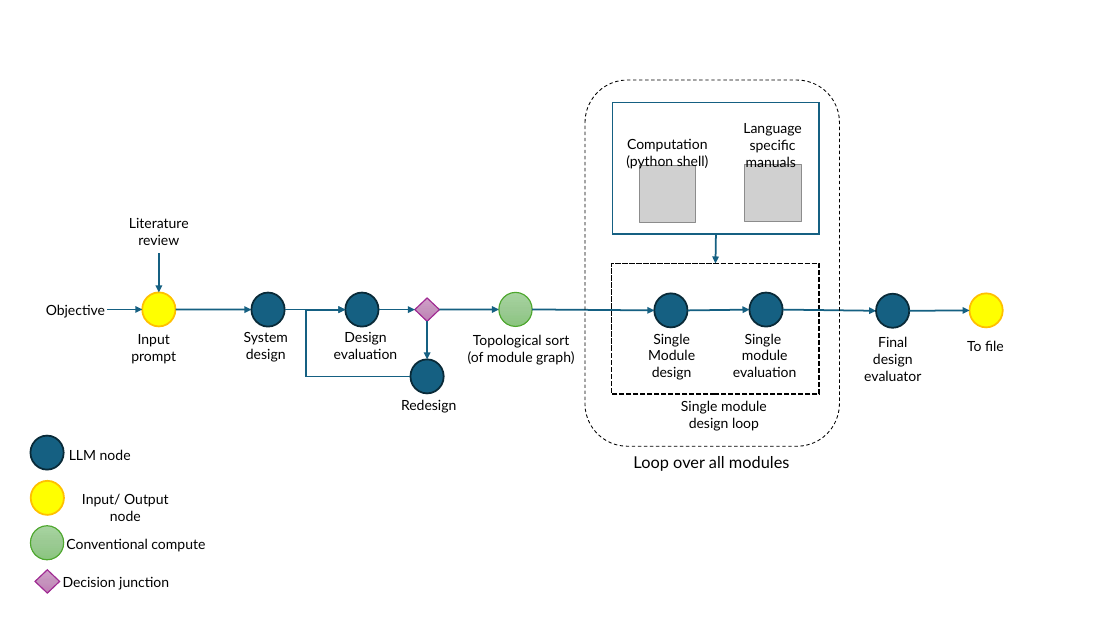
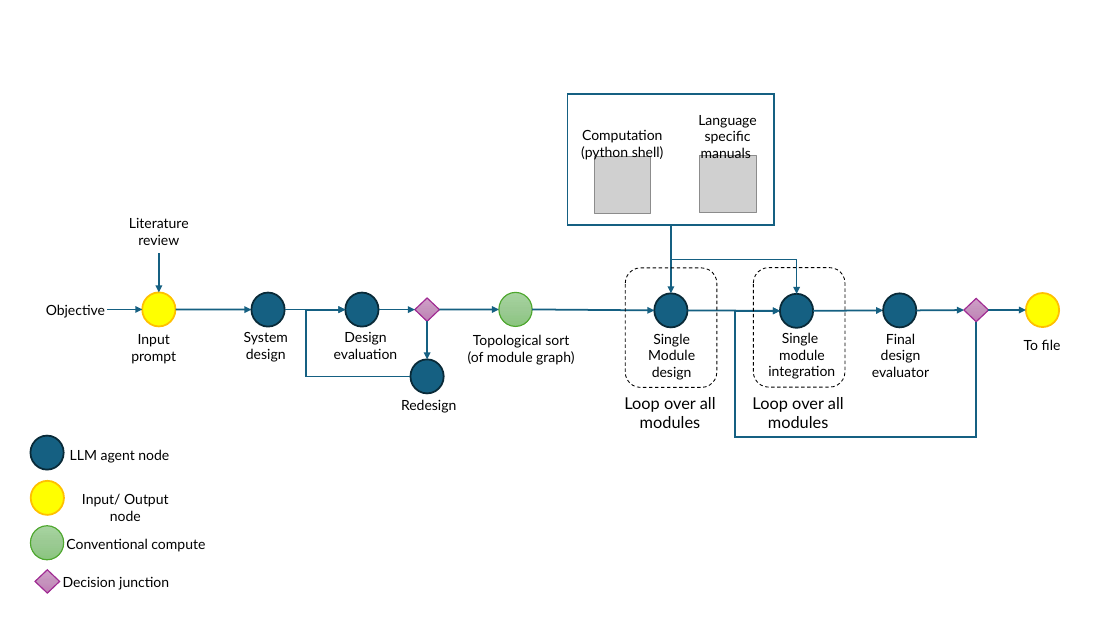
Before and after one commit to sarashs/FPGA_AGI, a slide deck: slide 4 of FPGA_AGI_v2.pptx. Drawn at 1120x630 pixels with LibreOffice and Linux fonts; fonts in the diff are those of the drawing; grey boxes stand for pictures. Boxes give left, top, right and bottom in pixels: in the first picture for what was removed or moved away, otherwise in the second. Text is boxed around its words. In the diff, an @@ line names an element or a change of style, - is before the commit and + after.

Commit message:
evaluators updated

```diff
--- a/FPGA_AGI_v2.pptx
+++ b/FPGA_AGI_v2.pptx
@@ 2 pictures, 2 texts, 1 rectangle: place and size @@
-2 pictures, 2 texts, 1 rectangle at (613, 103, 819, 234)
+2 pictures, 2 texts, 1 rectangle at (568, 94, 775, 225)
@@ arrow moved from (716, 234) - (716, 264) to (671, 225) - (671, 293) @@
@@ elbow arrow added from (671, 225) to (797, 294), #156082 1.5 pt @@
@@ rectangle removed at (612, 264, 819, 395) @@
@@ rounded rectangle: place and size @@
-rounded rectangle at (585, 80, 839, 446)
+rounded rectangle at (625, 268, 717, 387)
@@ rounded rectangle added at (754, 268, 845, 387), outline #000000 0.75 pt dashed @@
@@ ellipse: place and size @@
-ellipse at (749, 292, 783, 327)
+ellipse at (781, 294, 814, 329)
@@ ellipse: place and size @@
-ellipse at (876, 294, 910, 329)
+ellipse at (883, 293, 917, 328)
@@ diamond added at (965, 298, 989, 322), fill gradient #D0A0C8 to #C693BD to #C17FB6, outline #A02B93 1 pt @@
@@ ellipse: place and size @@
-ellipse at (970, 293, 1003, 328)
+ellipse at (1026, 293, 1060, 328)
@@ arrow moved from (688, 311) - (749, 310) to (688, 311) - (781, 311) @@
@@ elbow arrow added from (976, 322) to (781, 311), #156082 1.5 pt @@
@@ text "Single": place and size @@
-text "Single" at (733, 333, 797, 377)
+text "Single" at (768, 332, 835, 379)
@@ arrow moved from (783, 310) - (876, 311) to (813, 311) - (883, 311) @@
@@ text "Final design evaluator": place and size @@
-text "Final design evaluator" at (864, 336, 921, 381)
+text "Final design evaluator" at (872, 333, 929, 377)
@@ arrow moved from (910, 311) - (970, 311) to (917, 311) - (965, 310) @@
@@ arrow added from (989, 310) to (1026, 310), #156082 1.5 pt @@
@@ text at (768, 349, 835, 379): text changed @@
-module evaluation
+module integration
@@ text "To file": place and size @@
-text "To file" at (967, 340, 1004, 351)
+text "To file" at (1024, 339, 1061, 350)
@@ text "Loop over all modules": place and size @@
-text "Loop over all modules" at (633, 456, 790, 471)
+text "Loop over all modules" at (624, 397, 716, 428)
@@ text "Loop over all modules" at (624, 397, 716, 428): alignment left to centre @@
@@ text removed at (681, 400, 767, 431) @@
-Single module design loop
@@ text added at (752, 397, 844, 428), 14 pt, text #000000 @@
+Loop over all modules
@@ text at (70, 449, 169, 463): text changed @@
-LLM node
+LLM agent node
```
Also in this commit, not shown: 1 other slide changed, 4 other files.
